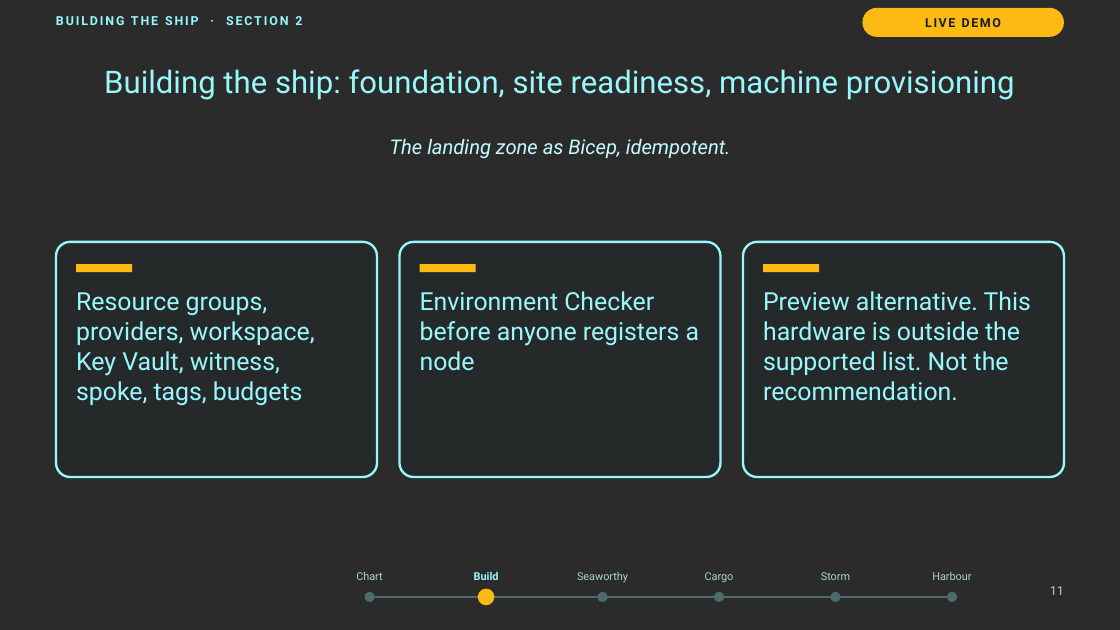
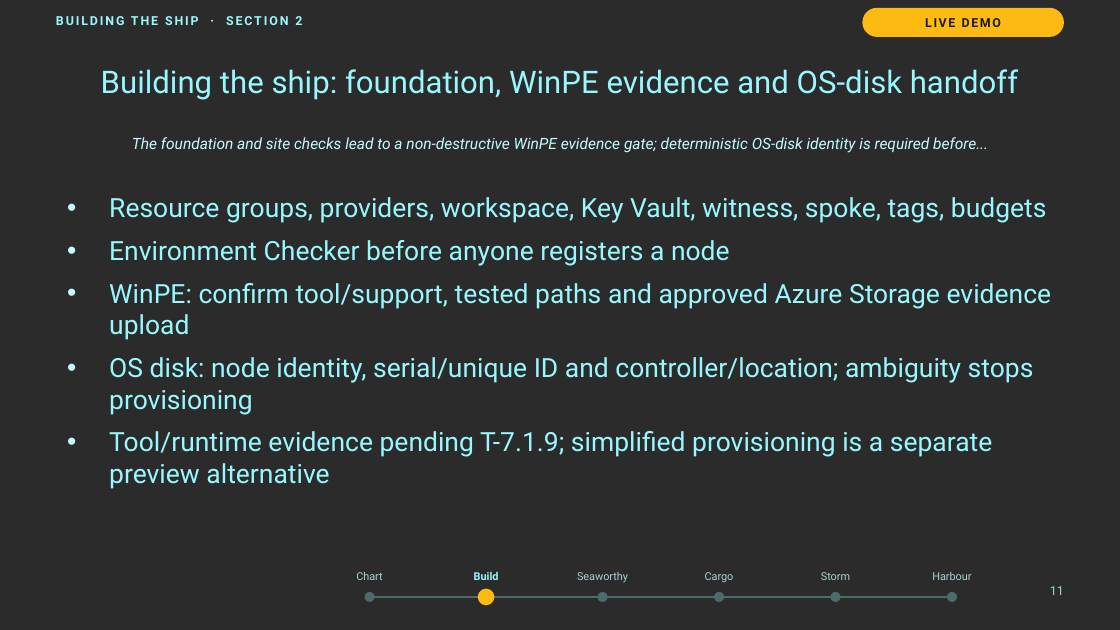
Before and after one commit to thisismydemo/nic2026_azl, a slide deck: slide 11 of presentation/Azure_Local_Discovery_to_Day2_NIC2026.pptx. Drawn at 1120x630 pixels with LibreOffice and Linux fonts; fonts in the diff are those of the drawing; background and template pictures are left out; a plain dark background stands for a picture behind light text. Boxes give left, top, right and bottom in pixels: in the first picture for what was removed or moved away, otherwise in the second. Text is boxed around its words. In the diff, an @@ line names an element or a change of style, - is before the commit and + after.

Commit message:
docs(site): publish discovery-plan follow-along updates and regenerated deck

```diff
--- a/presentation/Azure_Local_Discovery_to_Day2_NIC2026.pptx
+++ b/presentation/Azure_Local_Discovery_to_Day2_NIC2026.pptx
@@ title at (101, 69, 1018, 100): text changed @@
-Building the ship: foundation, site readiness, machine provisioning
+Building the ship: foundation, WinPE evidence and OS-disk handoff
@@ text at (132, 137, 988, 153): text changed; size 13 to 10 pt @@
-The landing zone as Bicep, idempotent.
+The foundation and site checks lead to a non-destructive WinPE evidence gate; deterministic OS-disk identity is required before...
@@ text added at (109, 197, 1052, 489), 17 pt, text #98F8FE @@
+• Resource groups, providers, workspace, Key Vault, witness, spoke, tags, budgets
+• Environment Checker before anyone registers a node
+• WinPE: confirm tool/support, tested paths and approved Azure Storage evidence upload
+• OS disk: node identity, serial/unique ID and controller/location; ambiguity stops provisioning
+• Tool/runtime evidence pending T-7.1.9; simplified provisioning is a separate preview alternative
@@ rounded rectangle removed at (56, 242, 377, 477) @@
@@ rectangle removed at (76, 264, 132, 272) @@
@@ rounded rectangle removed at (400, 242, 721, 477) @@
@@ rectangle removed at (420, 264, 476, 272) @@
@@ rounded rectangle removed at (743, 242, 1064, 477) @@
@@ rectangle removed at (763, 264, 819, 272) @@
@@ text removed at (76, 292, 315, 405) @@
-Resource groups, providers, workspace, Key Vault, witness, spoke, tags, budgets
@@ text removed at (420, 291, 700, 371) @@
-Environment Checker before anyone registers a node
@@ text removed at (763, 291, 1031, 401) @@
-Preview alternative. This hardware is outside the supported list. Not the recommendation.
```
Also in this commit, not shown: 3 other slides changed, 3 other files.
